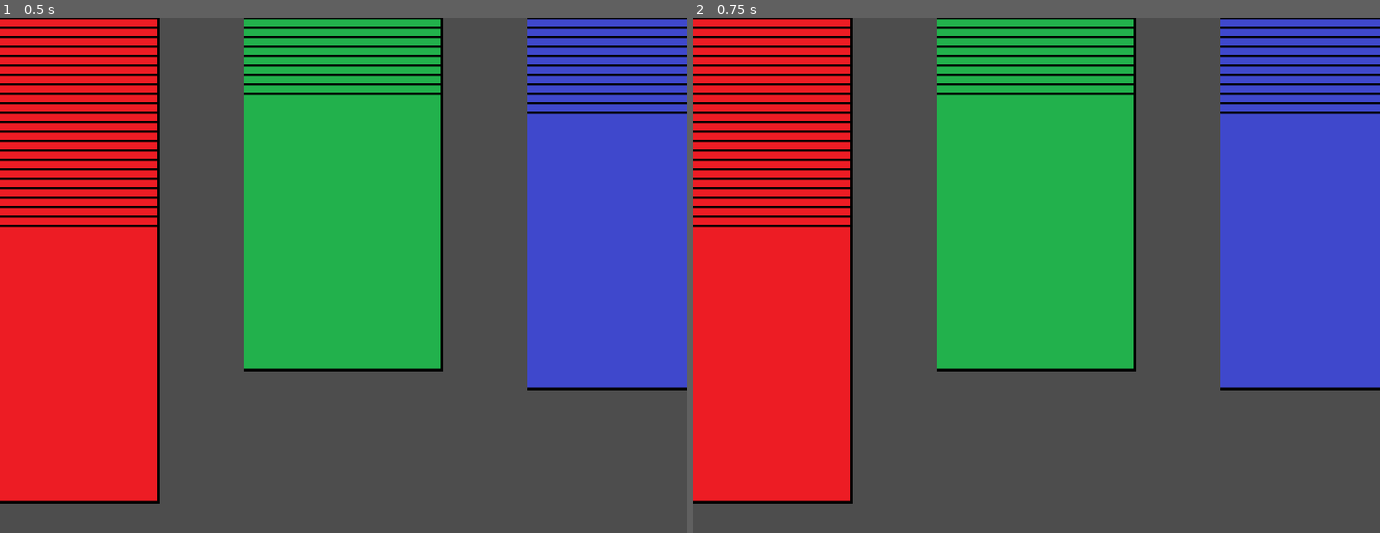
Above: before the commit, frames 1-2 (left to right).
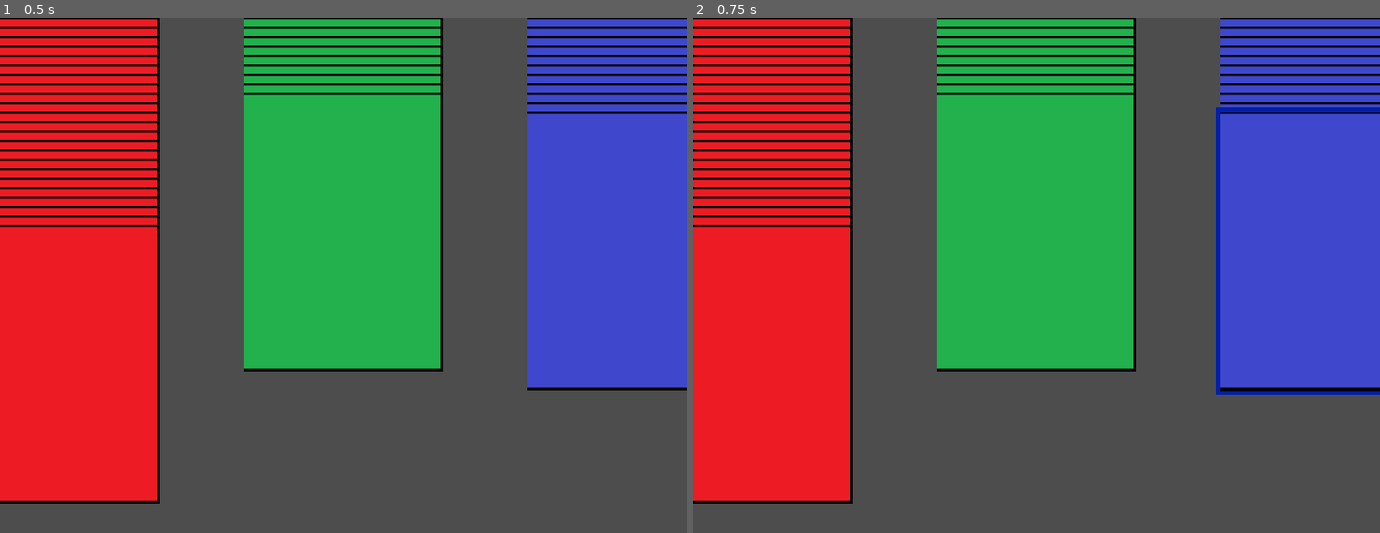
Above: after the commit, the same moments.

Repository: dj-commits/late-stage-opoly
Game: Godot game, scene res://scenes/board.tscn
Same seed, same stepped clock (60 frames per second), same inputs: the game is played once before the commit and once after it.
Inputs (mouse positions are in pixels of both pictures, inside the frame that each line leads up to):
- Up to frame 1 (0.5 s): no input
- Up to frame 2 (0.75 s): tap Enter at 0.5 s; move the mouse to (1318, 146) at 0.52 s

Frame 1 is identical in both runs. In frame 2, 0.8% of the frame differs, in the area x 76-100%, y 17-74%.

Commit message:
final commit

Diff:
--- a/scripts/board.gd
+++ b/scripts/board.gd
@@ -65,6 +65,9 @@
 				["Energy Monopoly", card.SpecialBuff.PLUS_FOR_MOST_ENERGY],
 				["Mass Attractor", card.SpecialBuff.PLUS_FOR_M]]
 	_build_board()
+	planets_on_board[-1][1].top_card = true
+	techs_on_board[-1][1].top_card = true
+	unforeseens_on_board[-1][1].top_card = true
 
 func _process(delta) -> void:
 	pass
@@ -85,8 +88,6 @@
 		_card_factory(planet, "Planet")
 		add_child(planet)
 		planet.global_position = $PlanetDeckMarker.global_position + Vector2(0, planets_on_board.size() + (i * 10))
-		if(i == planets.size() - 1):
-			planet.top_card = true
 	for i in range(unforeseens.size()):
 		var uf: Node2D = card_scene.instantiate()
 		_card_factory(uf, "Unforeseen")
@@ -103,7 +104,7 @@
 			while planet_picked in planets_on_board:
 				random_pick = rng.randi_range(0, planets.size() - 1)
 				planet_picked = planets[random_pick]
-			planets_on_board.append(planet_picked)
+			planets_on_board.append([planet_picked, inputObj])
 			inputObj.back_of_card = inputObj.get_node("CardPlanet")
 			inputObj.card_name = planet_picked[0]
 			inputObj.planet_energy = planet_picked[1]
@@ -116,7 +117,7 @@
 			while tech_picked in techs_on_board:
 				random_pick = rng.randi_range(0, techs.size() - 1)
 				tech_picked = techs[random_pick]
-			techs_on_board.append(tech_picked)
+			techs_on_board.append([tech_picked, inputObj])
 			inputObj.back_of_card = inputObj.get_node("CardTech")
 			inputObj.card_name = tech_picked[0]
 			inputObj.tech_buff = tech_picked[1]
@@ -127,7 +128,7 @@
 			while uf_picked in unforeseens_on_board:
 				random_pick = rng.randi_range(0, unforeseens.size() - 1)
 				uf_picked = unforeseens[random_pick]
-			unforeseens_on_board.append(uf_picked)
+			unforeseens_on_board.append([uf_picked, inputObj])
 			inputObj.back_of_card = inputObj.get_node("CardUf")
 			inputObj.card_name = uf_picked[0]
 			inputObj.unforeseen_type = uf_picked[1]
